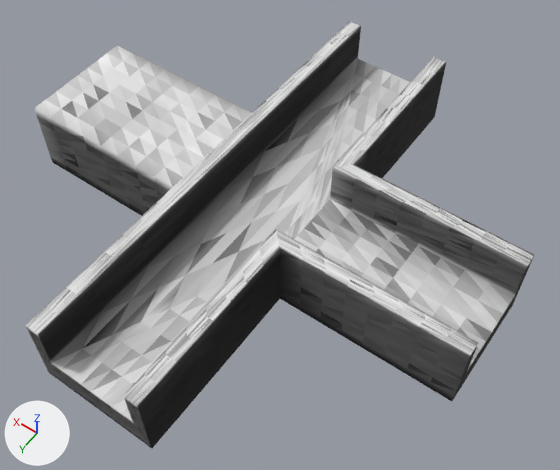
A saved change to the glTF model resources/shape-4.glb.
Rendered twice from a 50 mm camera at (-0.61, 0.804, 1.231) aimed at (-0.053, 0.024, 0.005). Lighting does not change. The marker at lower left points along +X, +Y and +Z. Vertices at the same position are counted once.

Script lines for the objects in view, before the commit:
```python
me_defaultobject = bpy.data.meshes.new('defaultobject')
me_defaultobject.from_pydata(...)  # 2434 vertices, 4864 faces; spans x -0.5..0.5, y -0.5..0.5, z -0.038..0.125
me_defaultobject.materials.append(mat_material_0_material)
ob_defaultobject = bpy.data.objects.new('defaultobject', me_defaultobject)
ob_defaultobject.location = (0.0, 0.0, 0.0)
```
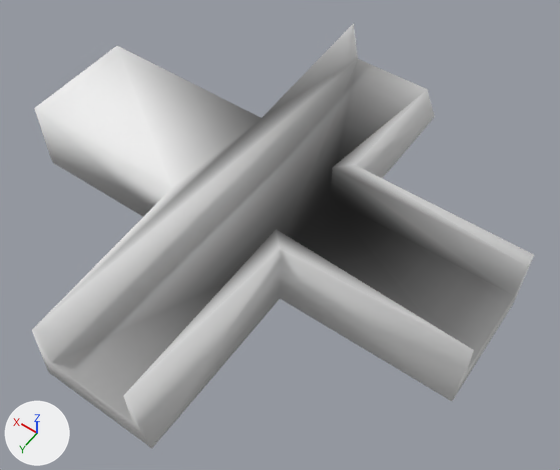
Where the change shows, as pixel boxes [x1, y1, x2, y2] in the pictures (560 x 470 px):
'defaultobject', reshaped
    before: [25, 21, 534, 448]
    after: [32, 23, 534, 448]
part 1 of me_defaultobject, cut back
    before: [25, 21, 534, 448]
    after: [32, 23, 474, 401]

The change, as a list of edits to the scene's bpy script:
```text
Change me_defaultobject:
    used by ob_defaultobject; location = (0.0, 0.0, 0.0)
    remove me_defaultobject.from_pydata(...)  # 2434 vertices, 4864 faces; spans x -0.5..0.5, y -0.5..0.5, z -0.038..0.125
    add me_defaultobject.from_pydata(...)  # 34 vertices, 64 faces; spans x -0.5..0.5, y -0.5..0.5, z -0.038..0.125
    me_defaultobject part 1: 2406 vertices removed from x -0.5..0.5, y -0.5..0.5, z -0.038..0.125; 6 vertices added at x -0.5..0.114, y -0.5..0.5, z -0.037..0.125
    me_defaultobject part 2: the surface is now shaded smooth
```
